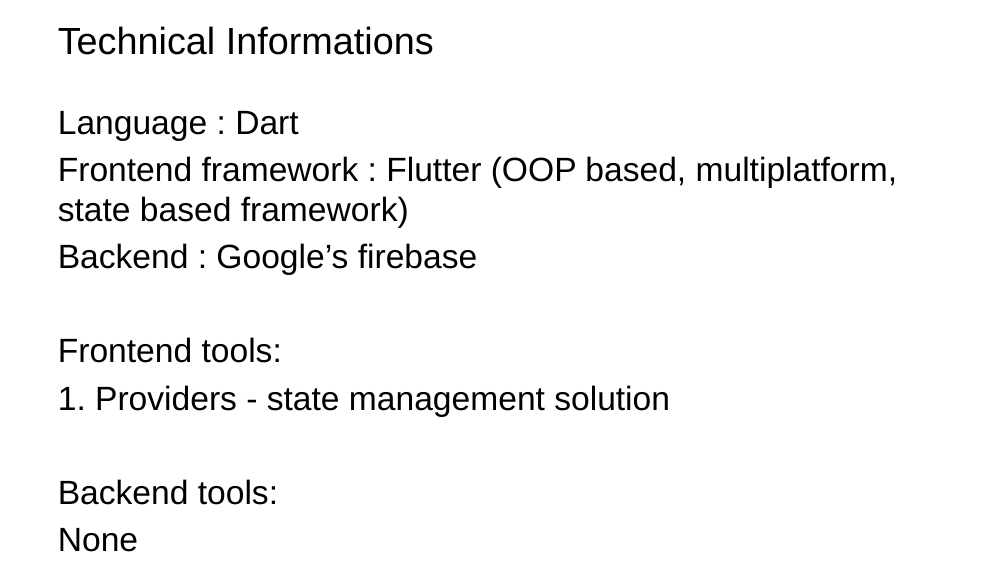
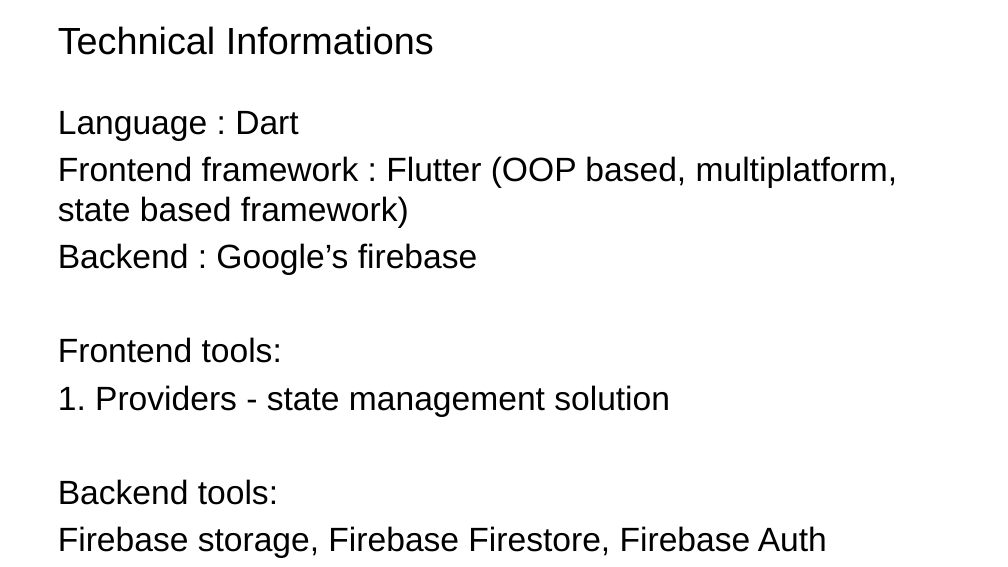
Before and after one commit to Kukupie123/sosial, a slide deck: slide 7 of Project/Summer Internship Project.pptx. Drawn at 1008x567 pixels with LibreOffice and Linux fonts; fonts in the diff are those of the drawing; background and template pictures are left out. Boxes give left, top, right and bottom in pixels: in the first picture for what was removed or moved away, otherwise in the second. Text is boxed around its words. In the diff, an @@ line names an element or a change of style, - is before the commit and + after.

```diff
--- a/Project/Summer Internship Project.pptx
+++ b/Project/Summer Internship Project.pptx
@@ text at <box>58,526,827,558</box>: text changed @@
-None
+Firebase storage, Firebase Firestore, Firebase Auth
```
Also in this commit, not shown: 3 other slides changed, 1 slide added.
